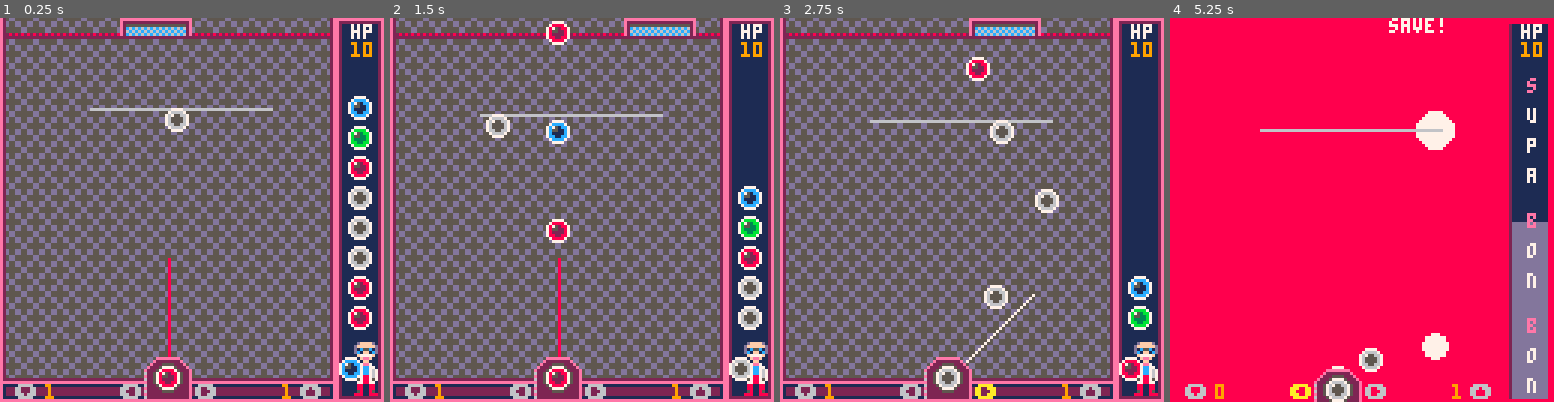
Above: before the commit, frames 1-4 (left to right).
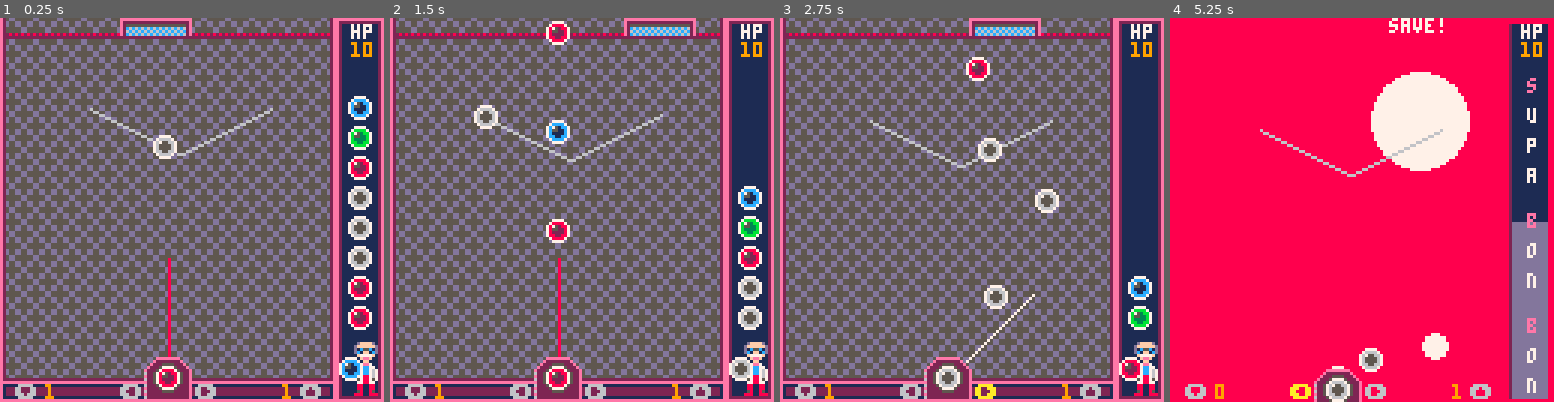
Above: after the commit, the same moments.

Repository: adamwoolridge/pico8
Game: PICO-8 cartridge bonbonshoot.p8
Same seed, same stepped clock (60 frames per second), same inputs: the game is played once before the commit and once after it.
Inputs:
- Up to frame 1 (0.25 s): no input
- Up to frame 2 (1.5 s): tap X (X key) at 0.33, 1.07 s; tap O (Z key) at 0.7 s
- Up to frame 3 (2.75 s): hold Right 1.6-2.1 s; tap O (Z key) at 1.7, 2.1, 2.5 s; tap X (X key) at 1.85 s; hold Right from 2.47 s (still down)
- Up to frame 4 (5.25 s): tap O (Z key) every 0.4 s from 2.9 to 4.9 s; tap X (X key) at 2.97, 4.08, 5.2 s; release Right at 3.03 s; hold Left 3.08-3.58 s; hold Down 3.63-3.97 s; hold Right 4.02-4.68 s; hold Left from 5.08 s (still down)

The runs differ from the first frame. In frame 1, 1.2% of the frame differs, in the area x 24-71%, y 23-37%; in frame 2, 1.1%; in frame 3, 1.2%; in frame 4, 4.9%, in the area x 24-79%, y 14-42%.

Commit message:
[Bonbon] Line position fix

Diff:
--- a/bonbonshoot.p8
+++ b/bonbonshoot.p8
@@ -212,7 +212,7 @@
 	next_ball()
 
 	w1 = makewave()
-	makeenemy(w1, "l", {30,30, 60, 30, 90,30},0, 0, 0, 0.05, 10).speed = 0.01
+	makeenemy(w1, "l", {30,30, 60, 45, 90,30},0, 0, 0, 0.05, 10).speed = 0.01
 	-- makeenemy(w1, "c", {10},33, 35, 0, 0.05, 10)
 	-- makeenemy(w1, "c", {20},52, 45, 0, 0.05, 20).rotdir = -1
 	-- makeenemy(w1, "c", {10},71, 35, 0, 0.05, 10).rotdir = -1
@@ -630,8 +630,8 @@
 				e.progress = 0
 			end
 			local pp = progrespointalongline(e.progress, e.sizes)
-			b.x = e.x + pp.x
-			b.y = e.y + pp.y
+			b.x = e.x + (pp.x-4)
+			b.y = e.y + (pp.y-4)
 		end
 	end
 end
